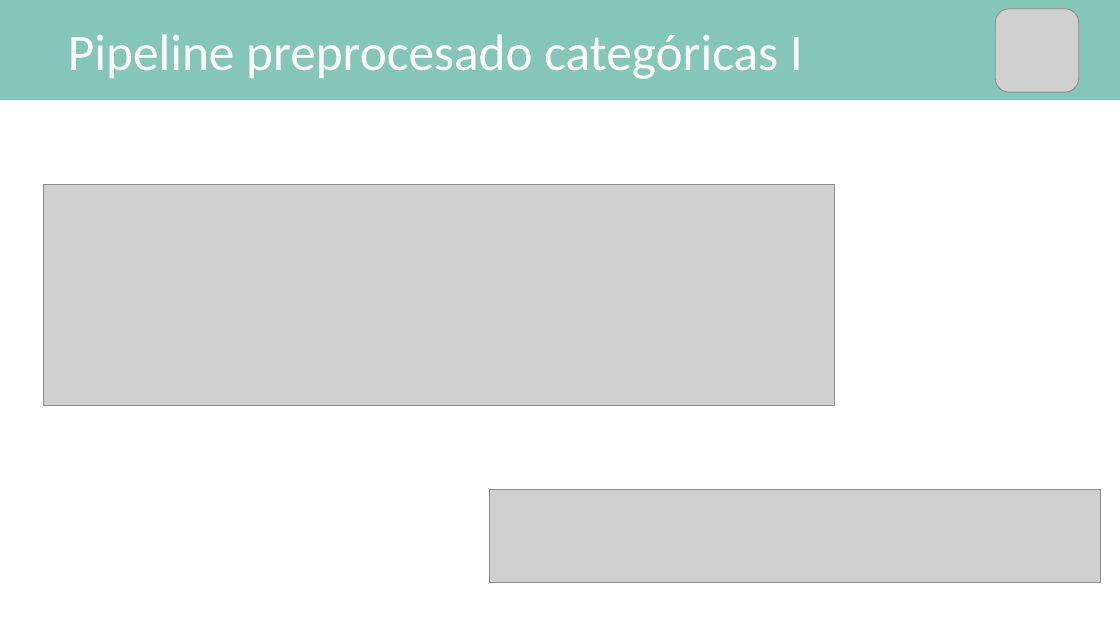
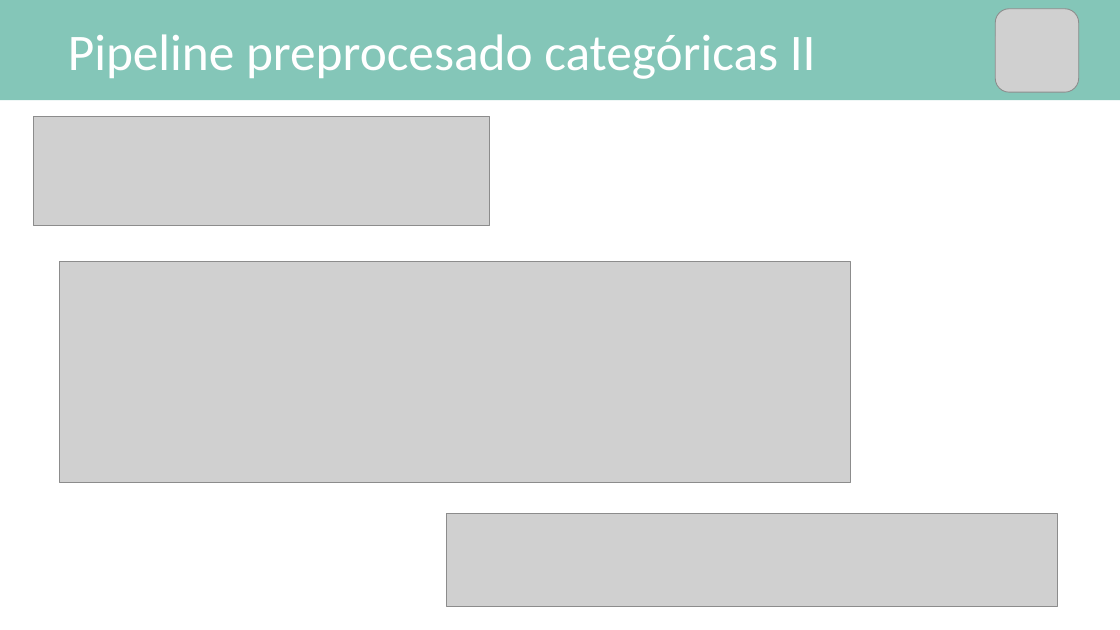
Before and after one commit to mPuchadesdo/Team-Challenge---Team-MPG, a slide deck: slide 7 of Team_MPG 1.pptx (slide 6 before the commit). Drawn at 1120x630 pixels with LibreOffice and Linux fonts; fonts in the diff are those of the drawing; grey boxes stand for pictures. Boxes give left, top, right and bottom in pixels: in the first picture for what was removed or moved away, otherwise in the second. Text is boxed around its words. In the diff, an @@ line names an element or a change of style, - is before the commit and + after.

```diff
--- a/Team_MPG 1.pptx
+++ b/Team_MPG 1.pptx
@@ text at [68, 34, 816, 79]: text changed @@
-Pipeline preprocesado categóricas I
+Pipeline preprocesado categóricas II
@@ picture added at [33, 117, 490, 226] @@
@@ picture: place and size @@
-picture at [44, 184, 835, 406]
+picture at [60, 261, 851, 483]
@@ picture: place and size @@
-picture at [490, 490, 1101, 582]
+picture at [446, 513, 1057, 606]
```
Also in this commit, not shown: 1 other slide changed.
